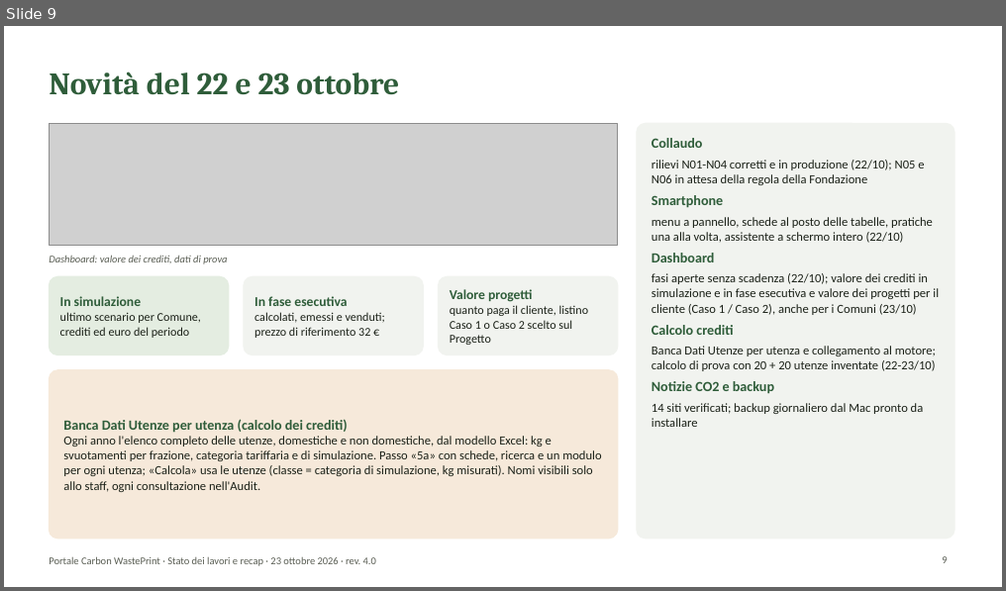
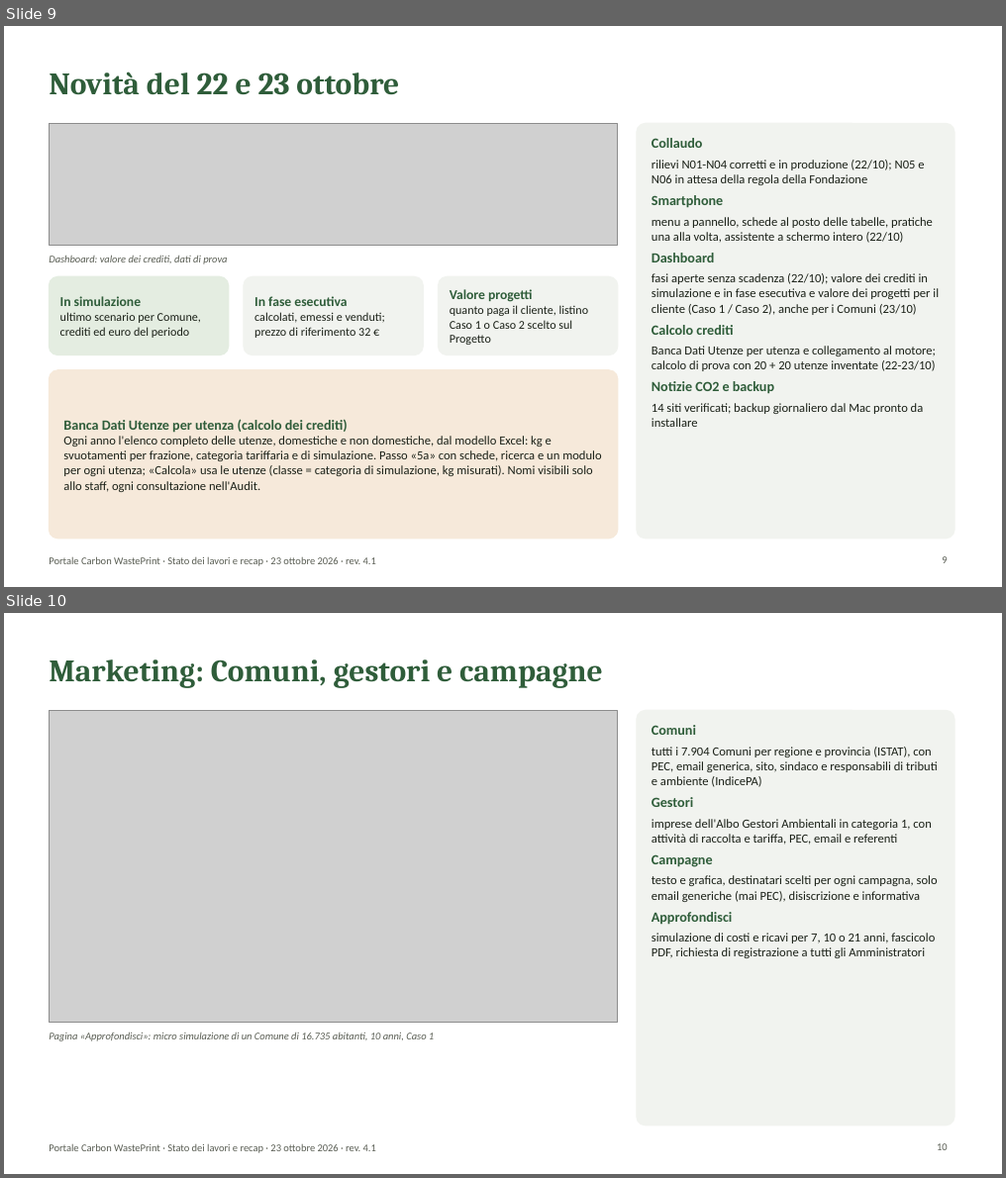
Before and after one commit to lucamorettioperate/portale-cwp, a slide deck: public/documentazione/Presentazione_Portale_CWP.pptx. Shown one above the other, each under a label of ours: slide 9 before the commit, slides 9 and 10 after it. The pictures are 1006x591 and 1006x1178 pixels, drawn with LibreOffice and Linux fonts; fonts in the diff are those of the drawing; grey boxes stand for pictures; background and template pictures are left out. Boxes give left, top, right and bottom in pixels: in the first picture for what was removed or moved away, otherwise in the second. Text is boxed around its words. In the diff, an @@ line names an element or a change of style, - is before the commit and + after.

```diff
--- a/public/documentazione/Presentazione_Portale_CWP.pptx
+++ b/public/documentazione/Presentazione_Portale_CWP.pptx
@@ slide 10 added at (4,613,1002,1174), background #FFFFFF; not listed: 1 template element that a slide beside it also shows @@
@@ title added at (49,660,603,688), 30 pt, text #2F5D3A, bold @@
+Marketing: Comuni, gestori e campagne
@@ picture added at (49,710,618,1023) @@
@@ rounded rectangle added at (637,710,954,1126), fill #F1F3EF, outline #F1F3EF 1 pt @@
@@ text added at (651,725,938,959), 12 pt, text #1B2118 @@
+Comuni
+tutti i 7.904 Comuni per regione e provincia (ISTAT), con PEC, email generica, sito, sindaco e responsabili di tributi e ambiente (IndicePA)
+Gestori
+imprese dell'Albo Gestori Ambientali in categoria 1, con attività di raccolta e tariffa, PEC, email e referenti
+Campagne
+testo e grafica, destinatari scelti per ogni campagna, solo email generiche (mai PEC), disiscrizione e informativa
+Approfondisci
+simulazione di costi e ricavi per 7, 10 o 21 anni, fascicolo PDF, richiesta di registrazione a tutti gli Amministratori
@@ text added at (49,1032,434,1042), 10 pt, text #5A5E54, italic @@
+Pagina «Approfondisci»: micro simulazione di un Comune di 16.735 abitanti, 10 anni, Caso 1
@@ page number added at (937,1144,947,1151), 10 pt, text #5A5E54 @@
+10
@@ slide 9 changed as well @@
@@ text at (49,557,376,567): text changed @@
-Portale Carbon WastePrint · Stato dei lavori e recap · 23 ottobre 2026 · rev. 4.0
+Portale Carbon WastePrint · Stato dei lavori e recap · 23 ottobre 2026 · rev. 4.1
```
Also in this commit, not shown: 14 other slides changed, 23 other files.
